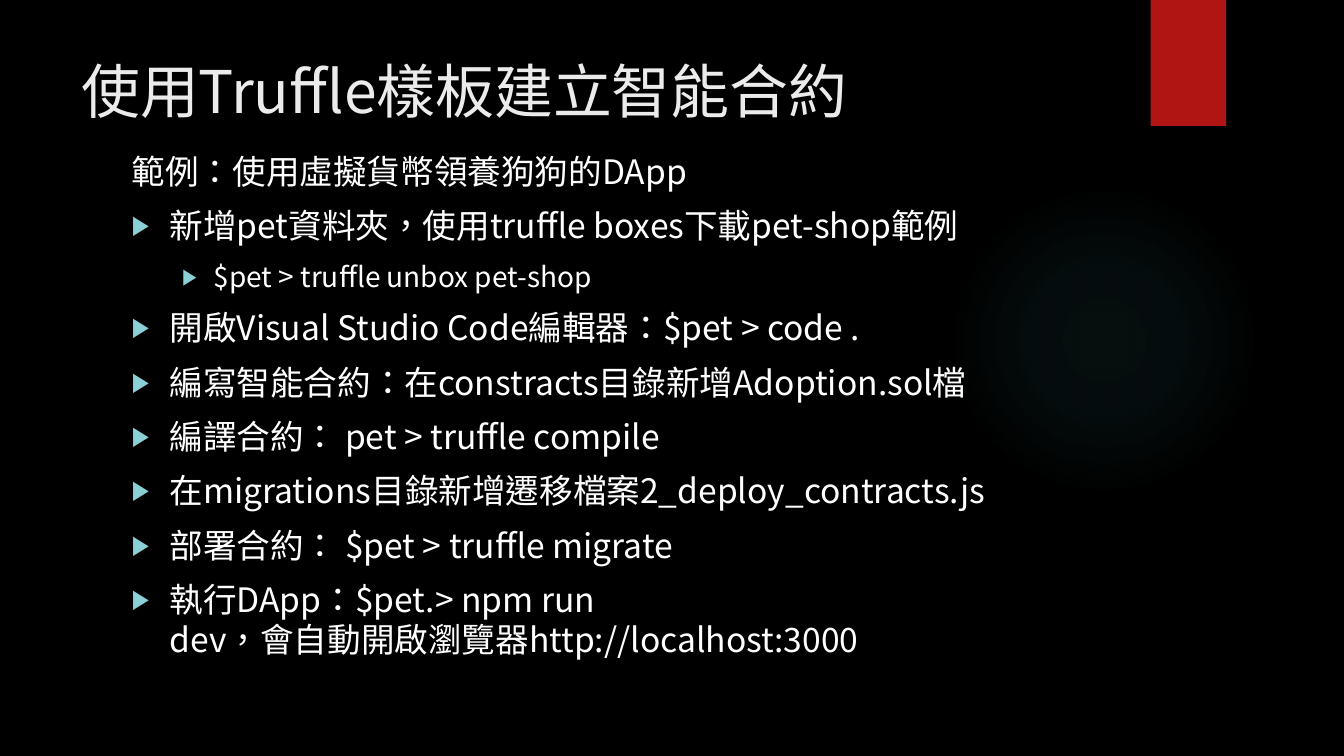
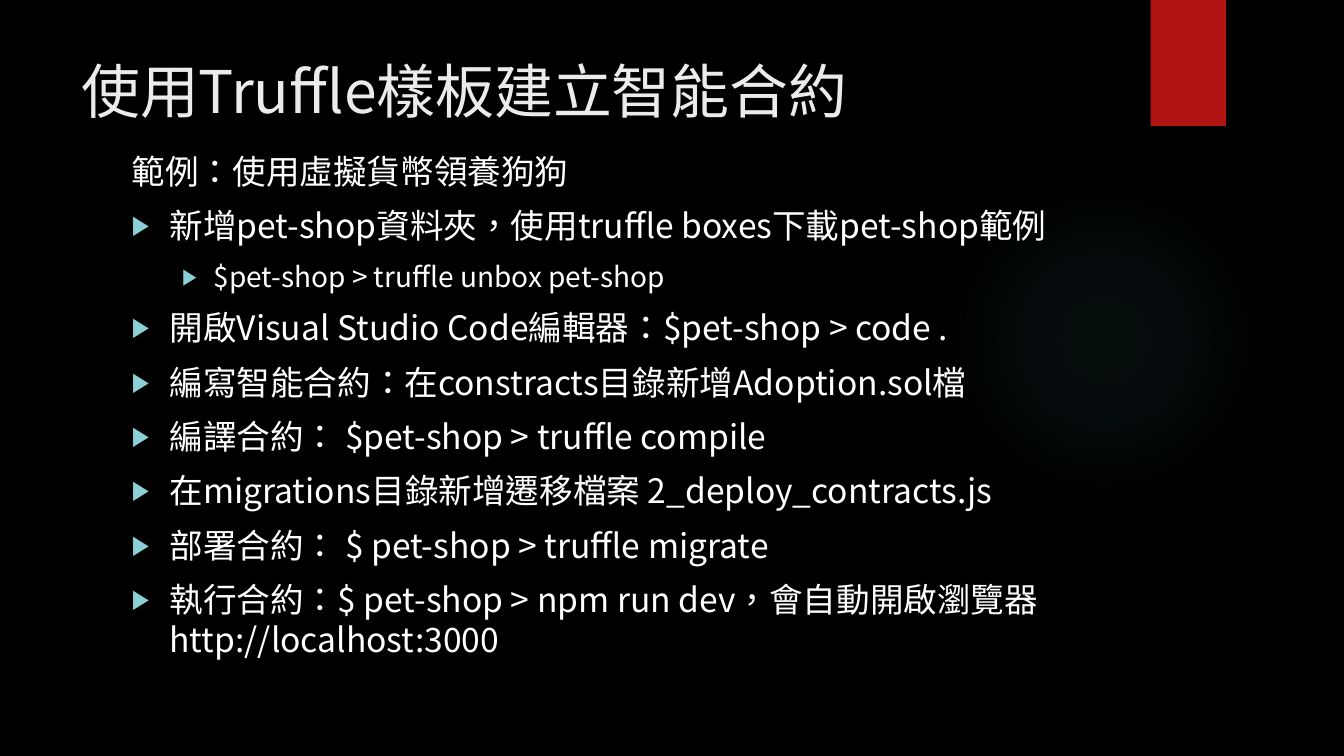
Before and after one commit to wtpai/DAppGit, a slide deck: slide 17 of 區塊鏈─智能合約實作.pptx. Drawn at 1344x756 pixels with LibreOffice and Linux fonts; fonts in the diff are those of the drawing; background and template pictures are left out. Boxes give left, top, right and bottom in pixels: in the first picture for what was removed or moved away, otherwise in the second. Text is boxed around its words. In the diff, an @@ line names an element or a change of style, - is before the commit and + after.

```diff
--- a/區塊鏈─智能合約實作.pptx
+++ b/區塊鏈─智能合約實作.pptx
@@ text at bbox=[132, 155, 1046, 348]: text changed @@
-範例：使用虛擬貨幣領養狗狗的DApp
-▶ 新增pet資料夾，使用truffle boxes下載pet-shop範例
-  ▶ $pet > truffle unbox pet-shop
-▶ 開啟Visual Studio Code編輯器：$pet > code .
+範例：使用虛擬貨幣領養狗狗
+▶ 新增pet-shop資料夾，使用truffle boxes下載pet-shop範例
+  ▶ $pet-shop > truffle unbox pet-shop
+▶ 開啟Visual Studio Code編輯器：$pet-shop > code .
@@ text at bbox=[170, 420, 1039, 660]: text changed @@
-▶ 編譯合約： pet > truffle compile
-▶ 在migrations目錄新增遷移檔案2_deploy_contracts.js
-▶ 部署合約： $pet > truffle migrate
-▶ 執行DApp：$pet.> npm run dev，會自動開啟瀏覽器http://localhost:3000
+▶ 編譯合約： $pet-shop > truffle compile
+▶ 在migrations目錄新增遷移檔案 2_deploy_contracts.js
+▶ 部署合約： $ pet-shop > truffle migrate
+▶ 執行合約：$ pet-shop > npm run dev，會自動開啟瀏覽器http://localhost:3000
```
Also in this commit, not shown: 7 other slides changed, 3 slides added, 13 other files.
